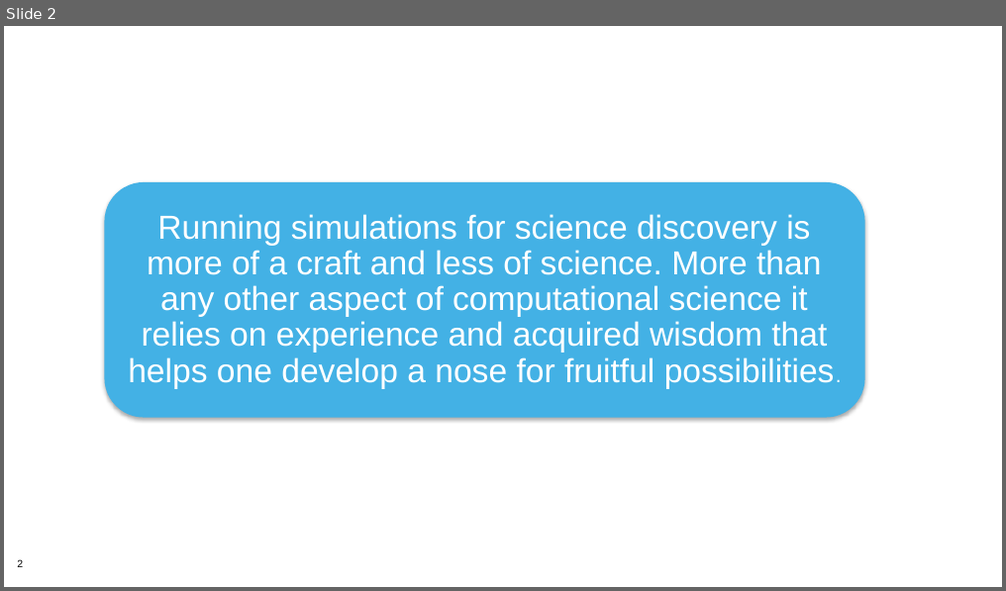
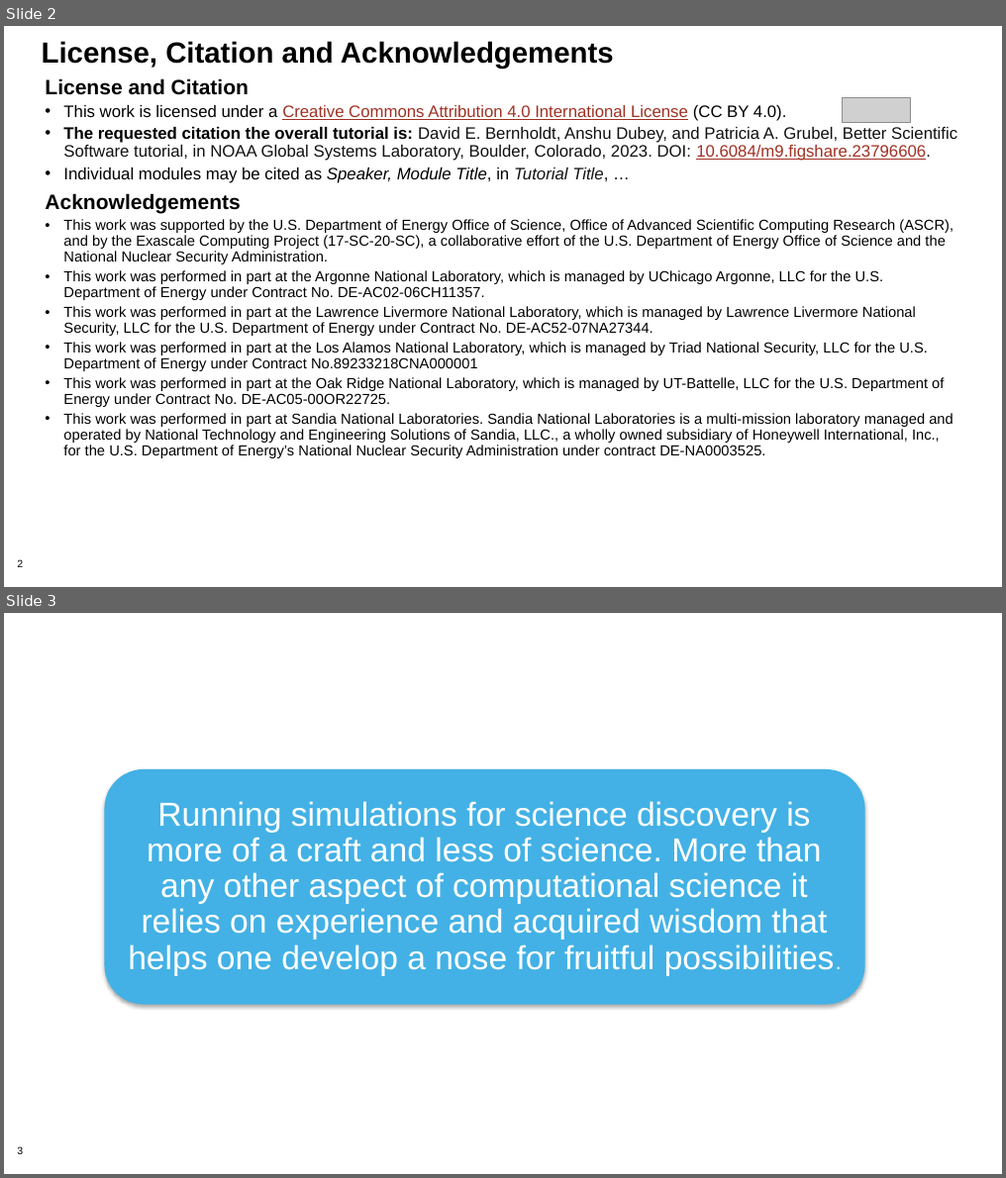
Before and after one commit to bssw-tutorial/presentations, a slide deck: computational-expts.pptx. Shown one above the other, each under a label of ours: slide 2 before the commit, slides 2 and 3 after it. The pictures are 1006x591 and 1006x1178 pixels, drawn with LibreOffice and Linux fonts; fonts in the diff are those of the drawing; grey boxes stand for pictures; background and template pictures are left out. Boxes give left, top, right and bottom in pixels: in the first picture for what was removed or moved away, otherwise in the second. Text is boxed around its words. In the diff, an @@ line names an element or a change of style, - is before the commit and + after.

Commit message:
Final presentations for NOAA

```diff
--- a/computational-expts.pptx
+++ b/computational-expts.pptx
@@ slide 2 added at (4, 26, 1002, 587), background #FFFFFF; not listed: 1 template element that a slide beside it also shows @@
@@ title added at (42, 41, 614, 69), 28 pt, text #000000, bold @@
+License, Citation and Acknowledgements
@@ text added at (45, 78, 957, 459), 14 pt, text #000000 @@
+License and Citation
+• This work is licensed under a Creative Commons Attribution 4.0 International License (CC BY 4.0).
+• The requested citation the overall tutorial is: David E. Bernholdt, Anshu Dubey, and Patricia A. Grubel, Better Scientific Software tutorial, in NOAA Global Systems Laboratory, Boulder, Colorado, 2023. DOI: 10.6084/m9.figshare.23796606.
+• Individual modules may be cited as Speaker, Module Title, in Tutorial Title, …
+Acknowledgements
+• This work was supported by the U.S. Department of Energy Office of Science, Office of Advanced Scientific Computing Research (ASCR), and by the Exascale Computing Project (17-SC-20-SC), a collaborative effort of the U.S. Department of Energy Office of Science and the National Nuclear Security Administration.
+• This work was performed in part at the Argonne National Laboratory, which is managed by UChicago Argonne, LLC for the U.S. Department of Energy under Contract No. DE-AC02-06CH11357.
+• This work was performed in part at the Lawrence Livermore National Laboratory, which is managed by Lawrence Livermore National Security, LLC for the U.S. Department of Energy under Contract No. DE-AC52-07NA27344.
+• This work was performed in part at the Los Alamos National Laboratory, which is managed by Triad National Security, LLC for the U.S. Department of Energy under Contract No.89233218CNA000001
+• This work was performed in part at the Oak Ridge National Laboratory, which is managed by UT-Battelle, LLC for the U.S. Department of Energy under Contract No. DE-AC05-00OR22725.
+• This work was performed in part at Sandia National Laboratories. Sandia National Laboratories is a multi-mission laboratory managed and operated by National Technology and Engineering Solutions of Sandia, LLC., a wholly owned subsidiary of Honeywell International, Inc., for the U.S. Department of Energy’s National Nuclear Security Administration under contract DE-NA0003525.
@@ picture added at (842, 98, 911, 122) @@
@@ what was slide 2 is now slide 3 @@
```
Also in this commit, not shown: 2 slides changed, 7 other files.
